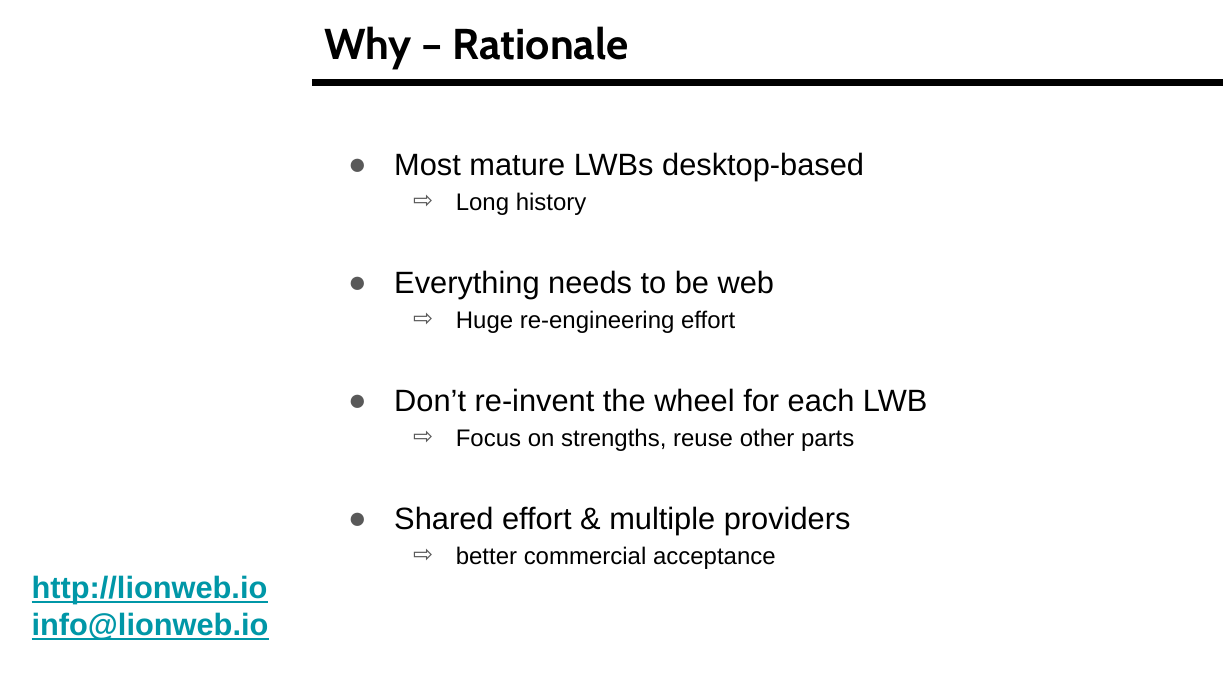
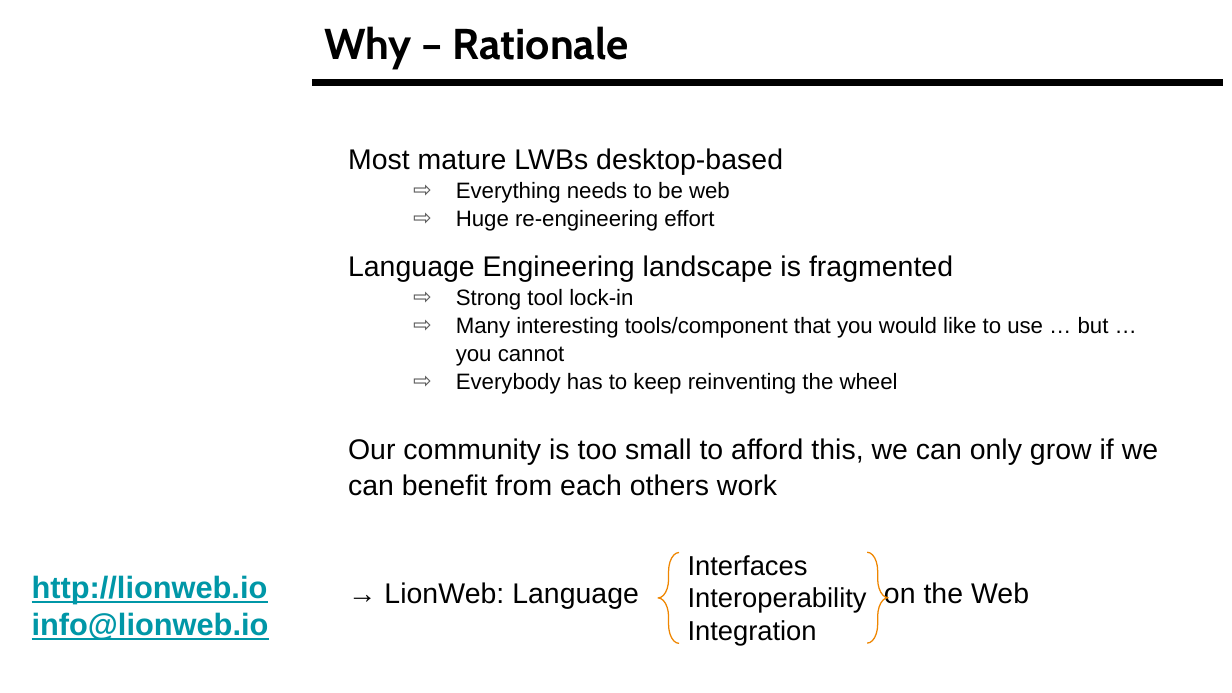
Before and after one commit to LionWeb-io/specification, a slide deck: slide 4 of resources/LangDev Talk.pptx. Drawn at 1232x693 pixels with LibreOffice and Linux fonts; fonts in the diff are those of the drawing; background and template pictures are left out. Boxes give left, top, right and bottom in pixels: in the first picture for what was removed or moved away, otherwise in the second. Text is boxed around its words. In the diff, an @@ line names an element or a change of style, - is before the commit and + after.

```diff
--- a/resources/LangDev Talk.pptx
+++ b/resources/LangDev Talk.pptx
@@ text at [348,148,783,231]: size 18 to 16.6 pt in "Most mature LWBs desktop-based"; size 18 to 12.9 pt in "Everything needs to be web"; size 14 to 12.9 pt in "Huge re-engineering effort"; bullet ● to none; line spacing 1.15 to 1.05; bullet ● to ⇨; list level 1 to 2 in "Everything needs to be web" @@
@@ text at [456,192,587,215]: paragraph removed @@
-  ⇨ Long history
@@ text at [348,255,1158,609]: text changed; size 18 to 16.6 pt @@
-● Don’t re-invent the wheel for each LWB
-  ⇨ Focus on strengths, reuse other parts
-● Shared effort & multiple providers
-  ⇨ better commercial acceptance
+Language Engineering landscape is fragmented
+  ⇨ Strong tool lock-in
+  ⇨ Many interesting tools/component that you would like to use … but … you cannot
+  ⇨ Everybody has to keep reinventing the wheel
+Our community is too small to afford this, we can only grow if we can benefit from each others work
+→ LionWeb: Language on the Web
@@ left brace added at [658,553,679,644], outline #EF8600 0.75 pt @@
@@ text added at [688,555,867,646], 16 pt, text #000000 @@
+Interfaces
+Interoperability
+Integration
@@ left brace added at [867,552,888,643], outline #EF8600 0.75 pt @@
```
Also in this commit, not shown: 5 other slides changed, 3 slides removed.
